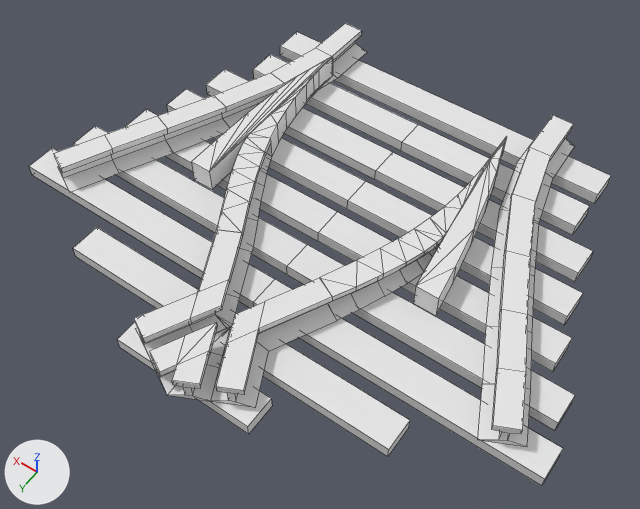
The OBJ model models/advtrains_dtrack_s3_tieless_l.obj, before and after one commit.
One viewpoint serves both versions: a camera (50 mm lens) standing at (-1.19, 2.09, 2.01) and looking at (-0.04, 0.48, -0.52). The axes (+X, +Y, +Z) are drawn at lower left. The lights are the same throughout. Mesh edges are drawn as thin lines. Where no turn or scale is listed for an object, it has been applied to the vertices. Vertices at the same position are counted once.

The scene before the commit, as lines of its bpy script (objects in view):
```python
me_s3_blade_cr_cr_r_beziercurve_010 = bpy.data.meshes.new('s3_blade_cr_cr_r_BezierCurve.010')
me_s3_blade_cr_cr_r_beziercurve_010.from_pydata(...)  # 88 vertices, 81 faces; spans x 0.139..0.449, y -0.29..0.711, z -0.46..-0.36
me_s3_blade_cr_cr_r_beziercurve_010.materials.append(mat_rails)  # white #e7e7e7
me_s3_blade_st_st_r_plane_006 = bpy.data.meshes.new('s3_blade_st_st_r_Plane.006')
me_s3_blade_st_st_r_plane_006.from_pydata(...)  # 18 vertices, 16 faces; spans x 0.443..0.53, y -0.289..0.5, z -0.46..-0.36
me_s3_blade_st_st_r_plane_006.materials.append(mat_rails)  # white #e7e7e7
me_sy_base_cube_022 = bpy.data.meshes.new('sy_base_Cube.022')
me_sy_base_cube_022.from_pydata(...)  # 393 vertices, 295 faces, 2 loose edges; spans x -1.09..1.09, y -0.5..1.25, z -0.51..-0.36
# faces by material slot: [226, 69]
me_sy_base_cube_022.materials.append(mat_rails)  # white #e7e7e7
me_sy_base_cube_022.materials.append(mat_sleepers)  # white #e7e7e7
# before: 38 (-0.05, 1.22, -0.44) at pixel (184, 394), 39 (-0.07, 1.21, -0.44) at pixel (192, 395), 42 (0.0, 1.12, -0.44), 51 (0.0, 1.25, -0.46) at pixel (167, 395), 59 (-0.13, 1.18, -0.46) at pixel (212, 401)
# before: 63 (0.0, 1.25, -0.46) at pixel (167, 395), 102 (0.05, 1.22, -0.44) at pixel (159, 377), 103 (0.07, 1.21, -0.44) at pixel (156, 371), 120 (0.13, 1.18, -0.46) at pixel (150, 360)
ob_s3_blade_cr_cr_r_beziercurve_010 = bpy.data.objects.new('s3_blade_cr_cr_r_BezierCurve.010', me_s3_blade_cr_cr_r_beziercurve_010)
ob_s3_blade_cr_cr_r_beziercurve_010.location = (0.0, 0.0, 0.0)
ob_s3_blade_st_st_r_plane_006 = bpy.data.objects.new('s3_blade_st_st_r_Plane.006', me_s3_blade_st_st_r_plane_006)
ob_s3_blade_st_st_r_plane_006.location = (0.0, 0.0, 0.0)
ob_sy_base_cube_022 = bpy.data.objects.new('sy_base_Cube.022', me_sy_base_cube_022)
ob_sy_base_cube_022.location = (0.0, 0.0, 0.0)
# also in view: 's3_blade_st_cr_l_Plane.004' at (-0.44, 0.11, -0.41); 's3_blade_cr_st_l_BezierCurve.009' at (-0.28, 0.21, -0.41)
```
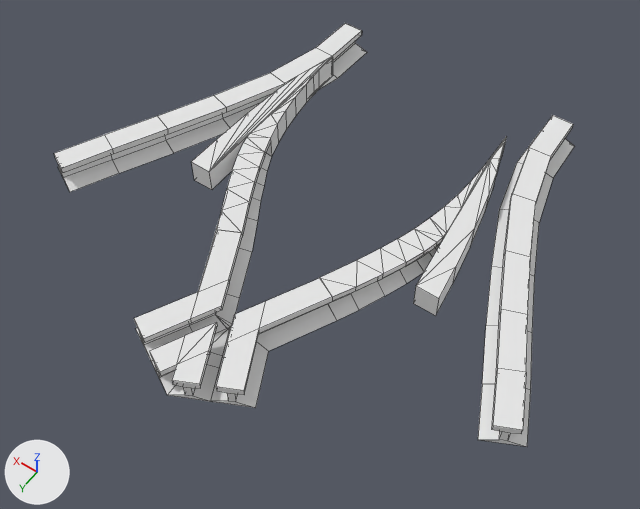
Changed parts and their boxes (x1, y1, x2, y2) in the pictures (640 x 509 px; the box of a moved part takes in the faces that stretch with it):
'sy_base_Cube.022', reshaped (10% narrower, 8% shorter)
    before: (29, 23, 611, 486)
    after: (54, 23, 575, 447)
part 1 of me_sy_base_cube_022, deleted
    before: (29, 32, 611, 486)
part 2 of me_sy_base_cube_022, moved or reshaped
    both: (155, 369, 212, 402)

The edits, one by one:
me_sy_base_cube_022 is used by ob_sy_base_cube_022; location (0.0, 0.0, 0.0).
Verts and faces of me_sy_base_cube_022; kept vertices keep their numbers, new ones are numbered from 393.
me_sy_base_cube_022 had 393 vertices, 295 faces, 2 loose edges and spanned x -1.09..1.09, y -0.5..1.25, z -0.51..-0.36.
me_sy_base_cube_022 now has 289 vertices, 226 faces, 2 loose edges and spans x -1.0..1.0, y -0.5..1.25, z -0.46..-0.36.
me_sy_base_cube_022 part 1: 9 loose pieces with 104 vertices, spanning x -1.09..1.09, y -0.44..1.19, z -0.51..-0.46, are deleted.
Part 2, on me_sy_base_cube_022:
Faces deleted: (38, 63, 51, 59, 39), (38, 42, 63), (51, 63, 102, 103, 120), (42, 102, 63).
New faces: (38, 51, 63, 59, 39), (38, 42, 51), (51, 102, 103, 120, 63), (42, 102, 51).
me_sy_base_cube_022 no longer uses material mat_sleepers (white #e7e7e7).
